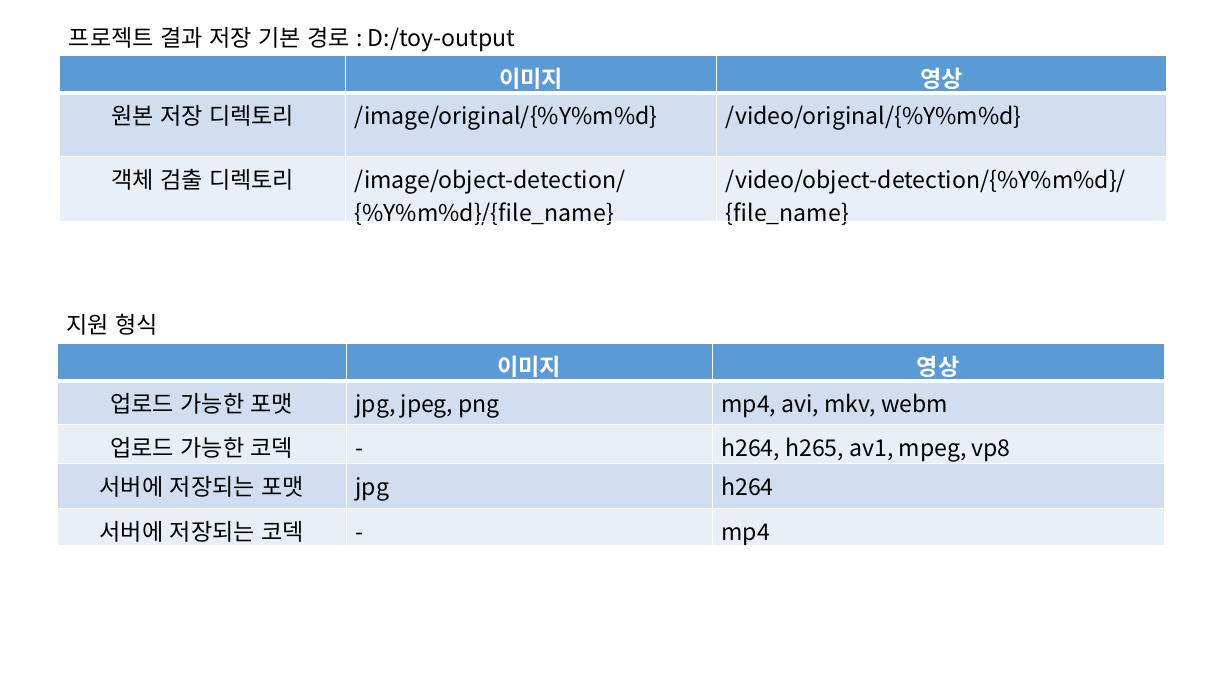
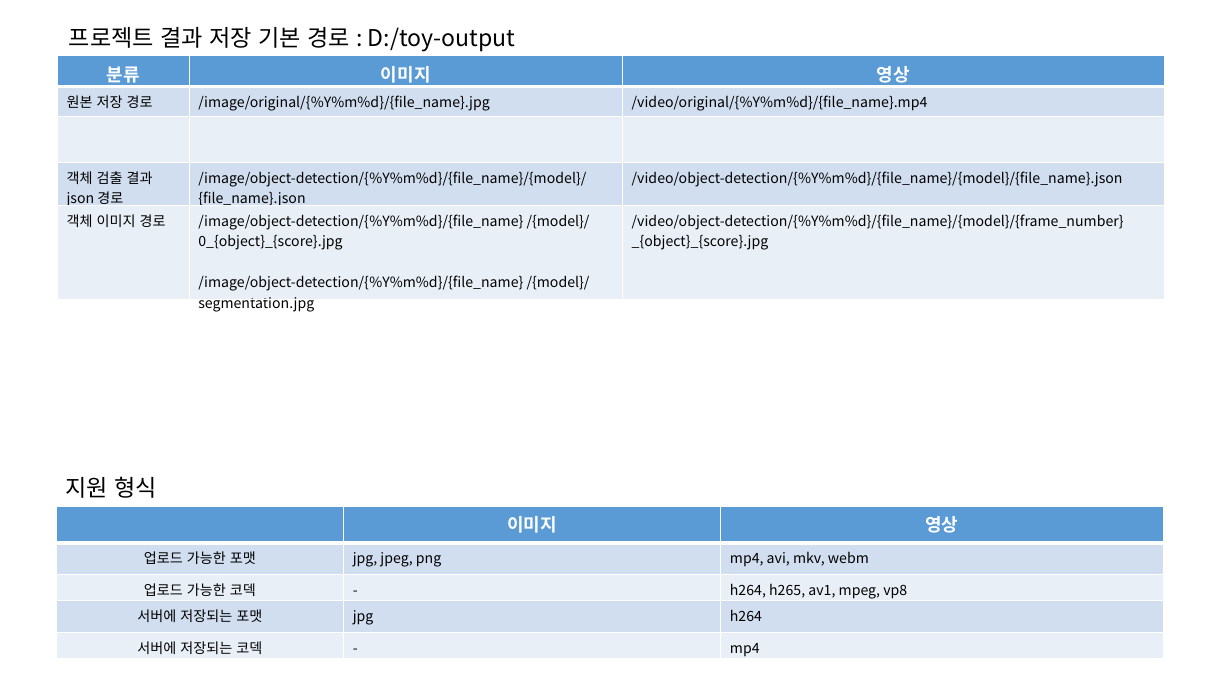
Before and after one commit to sweetleejoohyun/toy_backend, a slide deck: slide 1 of docs/순서도.pptx. Drawn at 1232x693 pixels with LibreOffice and Linux fonts; fonts in the diff are those of the drawing. Boxes give left, top, right and bottom in pixels: in the first picture for what was removed or moved away, otherwise in the second. Text is boxed around its words. In the diff, an @@ line names an element or a change of style, - is before the commit and + after.

Commit message:
객체 검출 결과 디렉터리 수정

```diff
--- a/docs/순서도.pptx
+++ b/docs/순서도.pptx
@@ table at (x1=57, y1=56, x2=1165, y2=316) @@
-row 1:  | 이미지 | 영상
-row 2: 원본 저장 디렉토리 | /image/original/{%Y%m%d} | /video/original/{%Y%m%d}
-row 3: 객체 검출 디렉토리 | /image/object-detection/{%Y%m%d}/{file_name} | /video/object-detection/{%Y%m%d}/{file_name}
+row 1: 분류 | 이미지 | 영상
+row 2: 원본 저장 경로 | /image/original/{%Y%m%d}/{file_name}.jpg | /video/original/{%Y%m%d}/{file_name}.mp4
+row 3:  |  | 
+row 4: 객체 검출 결과 / json 경로 | /image/object-detection/{%Y%m%d}/{file_name}/{model}/{file_name}.json | /video/object-detection/{%Y%m%d}/{file_name}/{model}/{file_name}.json
+row 5: 객체 이미지 경로 | /image/object-detection/{%Y%m%d}/{file_name} /{model}/0_{object}_{score}.jpg / /image/object-detection/{%Y%m%d}/{file_name} /{model}/segmentation.jpg | /video/object-detection/{%Y%m%d}/{file_name}/{model}/{frame_number}_{object}_{score}.jpg
@@ text "지원 형식" moved from (x1=66, y1=313, x2=158, y2=335) to (x1=66, y1=476, x2=158, y2=498) @@
@@ table at (x1=56, y1=506, x2=1164, y2=661) @@
@@ size 18 to 14 pt in "이미지", "영상" @@
@@ size 18 to 11 pt @@
@@ table resized from (x1=57, y1=344, x2=1165, y2=549) to (x1=56, y1=506, x2=1164, y2=661) @@
```
Also in this commit, not shown: 1 slide added, 1 slide removed.
